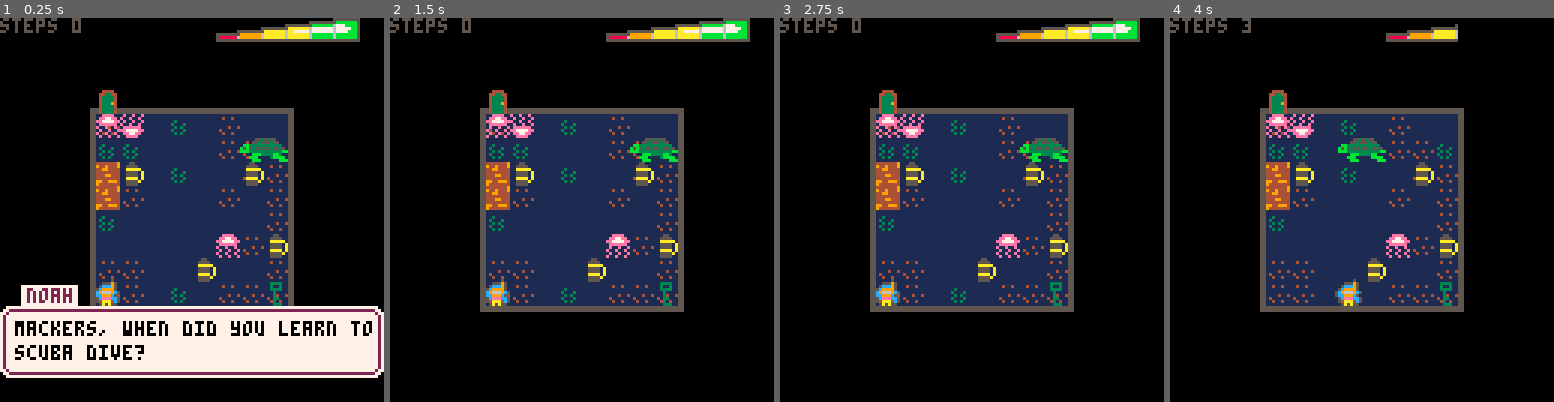
Above: before the commit, frames 1-4 (left to right).
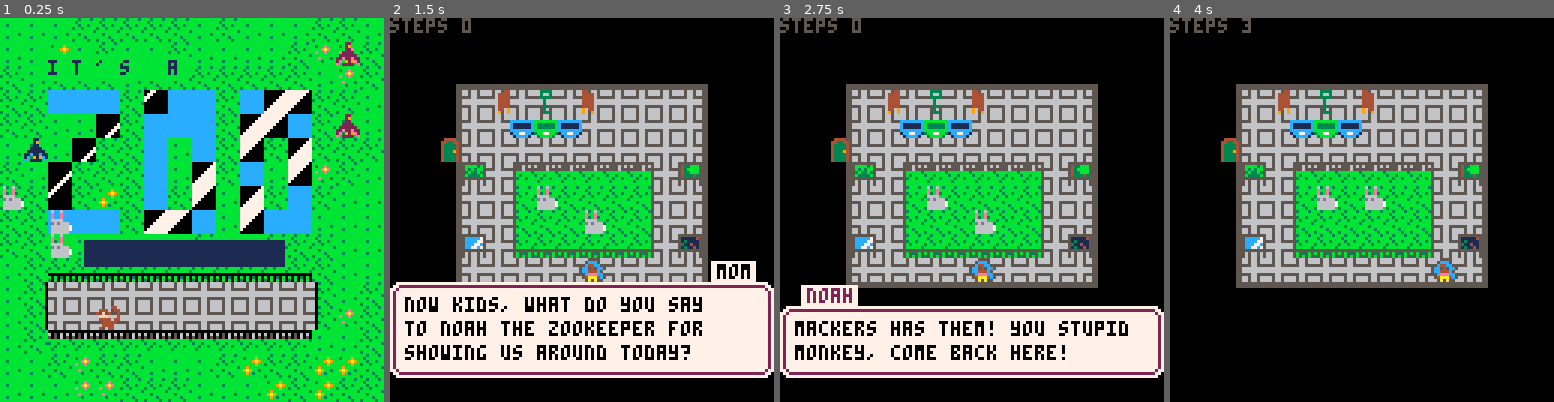
Above: after the commit, the same moments.

Repository: avalkyrie/zoo-game
Game: PICO-8 cartridge zoo.p8
Same seed, same stepped clock (60 frames per second), same inputs: the game is played once before the commit and once after it.
Inputs:
- Up to frame 1 (0.25 s): no input
- Up to frame 2 (1.5 s): tap O (Z key) at 0.33, 0.7, 1.43 s; tap X (X key) at 1.07 s
- Up to frame 3 (2.75 s): hold Left 1.97-2.37 s; tap X (X key) at 2.07, 2.4, 2.73 s; tap O (Z key) at 2.22 s; hold Down from 2.42 s (still down)
- Up to frame 4 (4 s): release Down at 2.82 s; hold Right 2.87-3.53 s; tap X (X key) at 3.07, 3.4, 3.73 s; tap O (Z key) at 3.1, 3.98 s; hold Up from 3.58 s (still down)

The runs differ from the first frame. In frame 1, 94% of the frame differs, in the area x 0-100%, y 0-100%; in frame 2, 57%; in frame 3, 55%; in frame 4, 38%.

Commit message:
7354 -> 7264 tokens used by adding an iterator for valid map indicies.

Diff:
--- a/zoo.p8
+++ b/zoo.p8
@@ -12,7 +12,7 @@
 keyitemphase = "keyitem"
 gamephase = "game"
 
-state={menu=game,lvl=4,phase=introphase}
+state={menu=startmenu,lvl=0,phase=introphase}
 
 maprect = {} -- x, y, width, height, xdrawoffset, ydrawoffset
 
@@ -541,14 +541,14 @@
 	end
 
 	-- update any tiles
-	for i=1,maprect[3] do
-		for j=1,maprect[4] do
+	iteratemap(
+		function(i,j)
 			if (blocks[i][j] and band(fget(mgetspr(i,j)), fwater) > 0) then
 				blocks[i][j] = nil
 				msetspr(index.wblock,i,j)
 			end
 		end
-	end
+	)
 
 	-- did the player win?
 	if (player.x == exit.x and player.y == exit.y) then
@@ -594,13 +594,13 @@
 	end
 
 	-- draw sprites
-	for i=1, dimensions do
-		for j=1, dimensions do
+	iteratemap(
+		function(i,j)
 			sprgrid(sprites[i][j], i, j)
 			sprgrid(animals[i][j], i, j)
 			sprgrid(blocks[i][j], i, j)
 		end
-	end
+	)
 end
 
 function draw_endmenu()
@@ -622,21 +622,21 @@
 	if (state.phase == introphase and dialogindex < 2) return
 
 	-- draw sprites
-	for i=1, dimensions do
-		for j=1, dimensions do
+	iteratemap(
+		function(i,j)
 			sprgrid(sprites[i][j], i, j)
 			sprgrid(animals[i][j], i, j)
 		end
-	end
+	)
 
 	if (state.phase == introphase) return
 
 	-- draw keys for our names
-	for i=1, dimensions do
-		for j=1, dimensions do
+	iteratemap(
+		function(i,j)
 			sprgrid(blocks[i][j], i, j)
 		end
-	end
+	)
 
 	local x = 20
 
@@ -674,13 +674,13 @@
 	sprgrid(exit.sprite, exit.x, exit.y)
 
 	-- draw sprites
-	for i=1, dimensions do
-		for j=1, dimensions do
+	iteratemap(
+		function(i,j)
 			sprgrid(sprites[i][j], i, j)
 			sprgrid(animals[i][j], i, j)
 			sprgrid(blocks[i][j], i, j)
 		end
-	end
+	)
 
 	-- draw player
 	local pox = (player.x + maprect[5] - 1)*gridsize + player.sdx*player.sframe
@@ -857,26 +857,26 @@
 
 function animatewater()
 	if ((tick % 80) == 1) then
-		for x=1, maprect[3] do
-			for y=1, maprect[4] do
+		iteratemap(
+			function(x,y)
 				if (mgetspr(x, y) == 1) then
 					msetspr(2, x, y)
 				elseif(mgetspr(x, y) == 2) then
 					msetspr(1, x, y)
 				end
 			end
-		end
+		)
 	end
 end
 
 function animatestaticanimals()
 	if ((tick % 80) == 1) then
-		for i=1, maprect[3] do
-			for j=1, maprect[4] do
+		iteratemap(
+			function(i, j)
 				animals[i][j] = swap(animals[i][j], index.jelly1, index.jelly2)
 				animals[i][j] = swap(animals[i][j], index.ujelly1, index.ujelly2)
 			end
-		end
+		)
 	end
 end
 
@@ -893,8 +893,8 @@
 	local py = player.y
 	local w = maprect[4]
 
-	for i=1, dimensions do
-		for j=1, dimensions do
+	iteratemap(
+		function(i,j)
 			if (band(fget(mgetspr(i,j)), fice) > 0) then
 				if (j == (py+1-i)%w+1) sprgrid(index.ice+4, i, j)
 				if (j == (py  -i)%w+1) sprgrid(index.ice+3, i, j)
@@ -902,7 +902,7 @@
 				if (j == (py-2-i)%w+1) sprgrid(index.ice+1, i, j)
 			end
 		end
-	end
+	)
 end
 
 function drawoutline(s, x, y)
@@ -957,8 +957,8 @@
 	moved = emptyarray(dimensions, false)
 
 	-- move animals in place from top of grid to bottom of grid
-	for i=1, dimensions do
-		for j=1, dimensions do
+	iteratemap(
+		function(i,j)
 			if (moved[i][j] == false) then
 				local a = animals[i][j]
 
@@ -978,7 +978,7 @@
 				end
 			end
 		end
-	end
+	)
 
 	asteps += 1
 end
@@ -996,8 +996,8 @@
 	moved = emptyarray(dimensions, false)
 
 	-- move animals in place from top of grid to bottom of grid
-	for i=1, dimensions do
-		for j=1, dimensions do
+	iteratemap(
+		function(i,j)
 			animals[i][j] = swap(animals[i][j], index.bbird1, index.bbird2)
 			animals[i][j] = swap(animals[i][j], index.pbird1, index.pbird2)
 			local a = animals[i][j]
@@ -1011,7 +1011,7 @@
 				moved[ni][nj] = true
 			end
 		end
-	end
+	)
 end
 
 function animalmovesrandomly(a)
@@ -1204,14 +1204,14 @@
 		end
 	end, player.x, player.y)
 
-	for i=1, maprect[3] do
-		for j=1, maprect[4] do
+	iteratemap(
+		function(i,j)
 			if (wearitem(i, j, sprites[i][j])) then
 				sprites[i][j] = nil
 				player.goalcount += 1
 			end
 		end
-	end
+	)
 end
 
 function iterateadjacent(f, x, y)
@@ -1226,6 +1226,14 @@
 	end
 	if (y > 0) then
 		f(x, y-1)
+	end
+end
+
+function iteratemap(f)
+	for i=1, maprect[3] do
+		for j=1, maprect[4] do
+			f(i, j)
+		end
 	end
 end
 
@@ -1273,8 +1281,8 @@
 	local killedbyjelly = false
 	local killed = false
 
-	for i=1, maprect[3] do
-		for j=1, maprect[4] do
+	iteratemap(
+		function(i,j)
 			local a = animals[i][j]
 			if (band(fget(a), fdeath) > 0) then
 				-- check 4 adjacent squares to animal for the player
@@ -1293,7 +1301,7 @@
 				end
 			end
 		end
-	end
+	)
 
 	if (killedbyjelly) return true, true
 	if (killed) return true, false
@@ -1320,8 +1328,8 @@
 	local eatsfx = 0
 
 	-- doesn't handle cases where there are chains of predators
-	for i=1, maprect[3] do
-		for j=1, maprect[4] do
+	iteratemap(
+		function(i,j)
 			local a = animals[i][j]
 
 			if (a == index.fturtle and isjelly(i+1, j)) then
@@ -1332,7 +1340,7 @@
 				eatsfx = 15
 			end
 		end
-	end
+	)
 
 	if (eatsfx > 0) then
 		playsound(eatsfx)
@@ -1348,23 +1356,23 @@
 	local bred = emptyarray(dimensions, false)
 
 	local count = 0
-	for i=1, dimensions do
-		for j=1, dimensions do
+	iteratemap(
+		function(i,j)
 			if (animals[i][j]) count += 1
 		end
-	end
+	)
 
 	-- todo: make this behave more like the game of life (too many nearby rabbits will prohibit more rabbits, [maybe not kill any though])
 	if (count > 50) return
 
-	for i=1, dimensions do
-		for j=1, dimensions do
+	iteratemap(
+		function(i,j)
 			local a = animals[i][j]
 			if (a==index.rabbit and bred[i][j] == false) then
 				iterateadjacent(function(x, y) trytobreed(a, bred, i, j, x, y) end, i, j)
 			end
 		end
-	end
+	)
 end
 
 function trytobreed(animal, bred, x, y, nx, ny)
